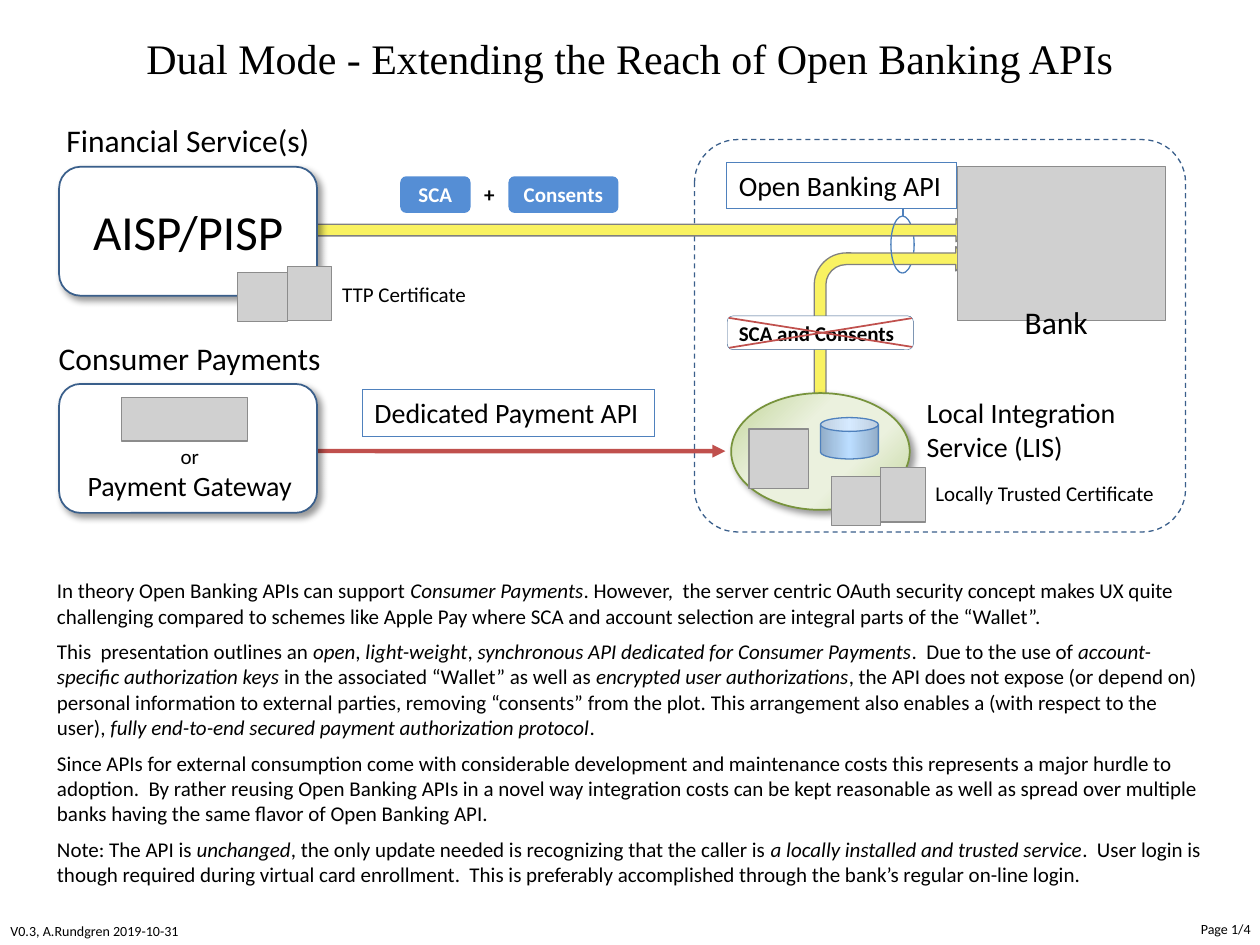
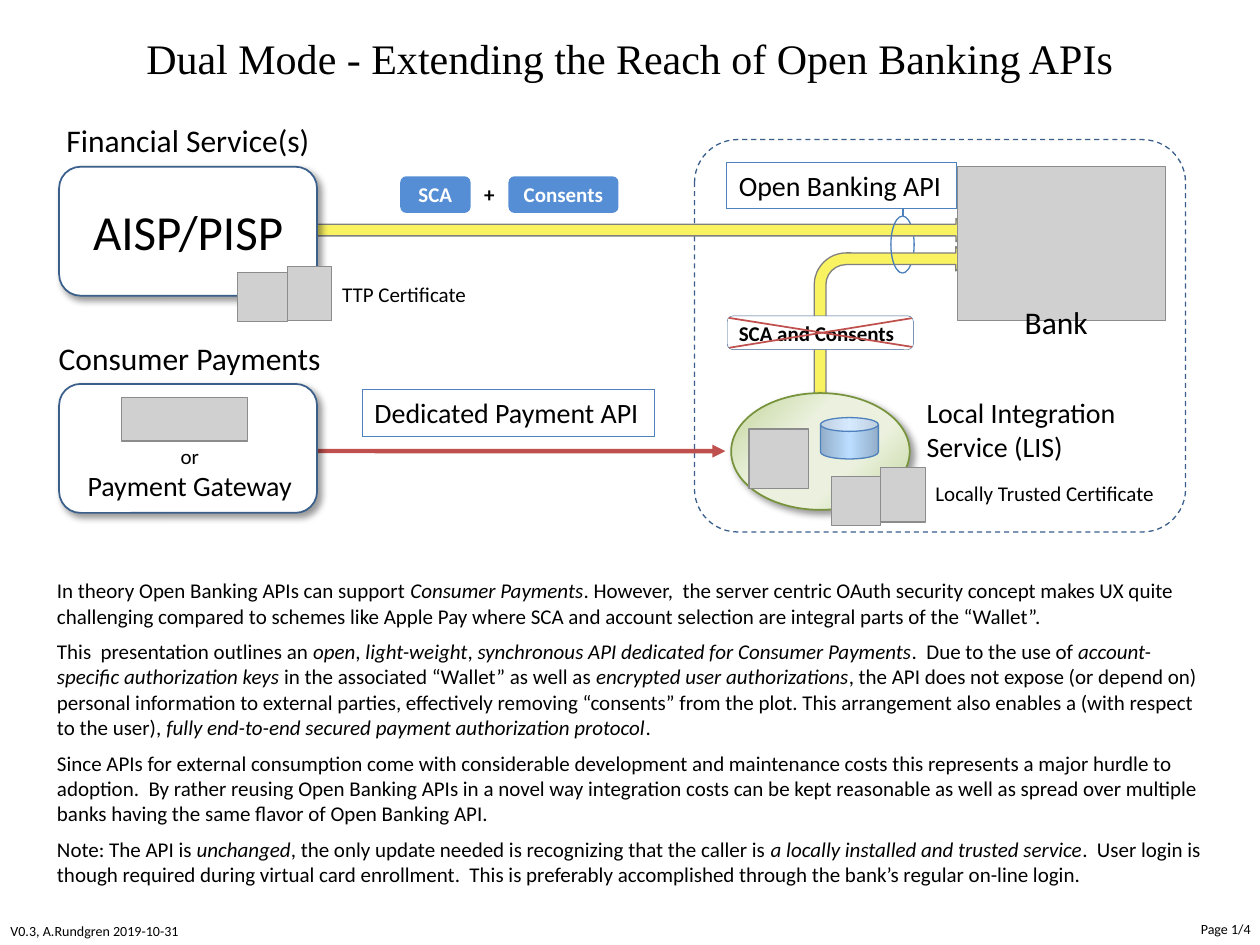
Before and after one commit to cyberphone/doc, a slide deck: slide 1 of payments/dual-mode-openbanking-api.pptx. Drawn at 1260x945 pixels with LibreOffice and Linux fonts; fonts in the diff are those of the drawing; grey boxes stand for pictures. Boxes give left, top, right and bottom in pixels: in the first picture for what was removed or moved away, otherwise in the second. Text is boxed around its words. In the diff, an @@ line names an element or a change of style, - is before the commit and + after.

```diff
--- a/payments/dual-mode-openbanking-api.pptx
+++ b/payments/dual-mode-openbanking-api.pptx
@@ text at bbox=[57, 644, 1196, 739]: text changed @@
-This presentation outlines an open, light-weight, synchronous API dedicated for Consumer Payments. Due to the use of account-specific authorization keys in the associated “Wallet” as well as encrypted user authorizations, the API does not expose (or depend on) personal information to external parties, removing “consents” from the plot. This arrangement also enables a (with respect to the user), fully end-to-end secured payment authorization protocol.
+This presentation outlines an open, light-weight, synchronous API dedicated for Consumer Payments. Due to the use of account-specific authorization keys in the associated “Wallet” as well as encrypted user authorizations, the API does not expose (or depend on) personal information to external parties, effectively removing “consents” from the plot. This arrangement also enables a (with respect to the user), fully end-to-end secured payment authorization protocol.
```
Also in this commit, not shown: 2 other slides changed, 1 other file.
